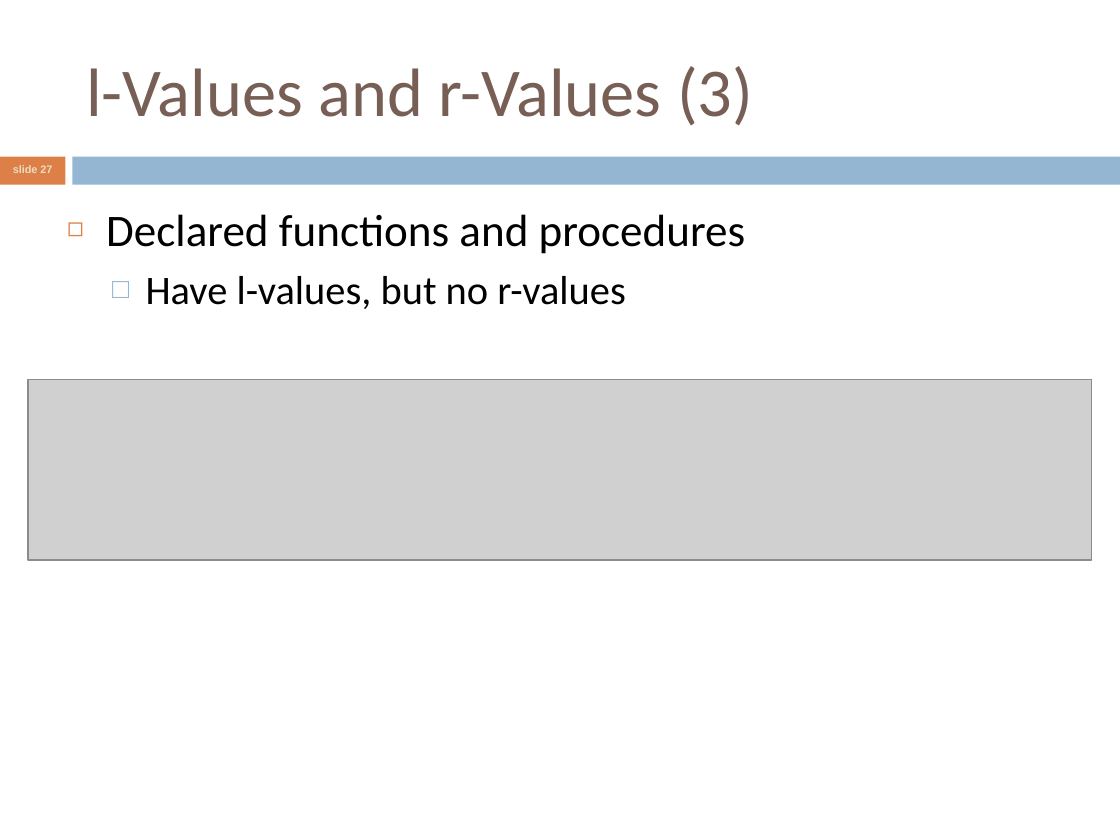
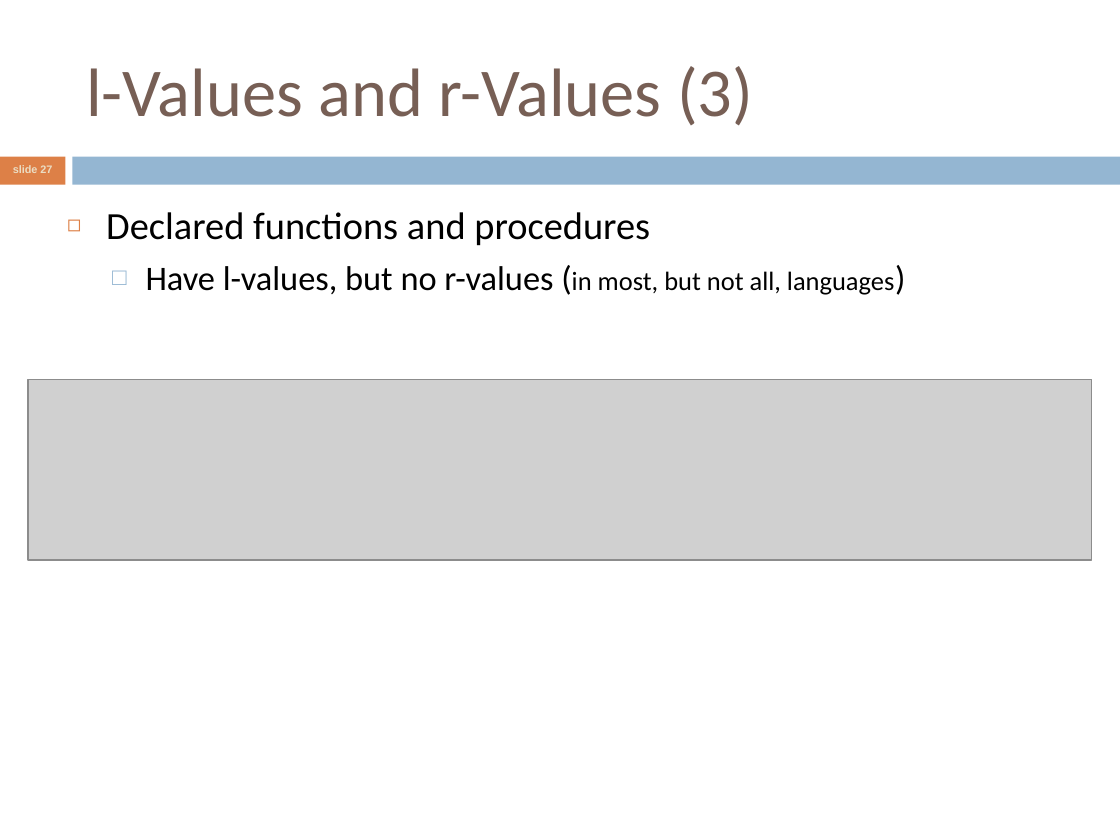
Before and after one commit to crista/EPS-slides, a slide deck: slide 27 of EPS-Imperative.ppt. Drawn at 1120x840 pixels with LibreOffice and Linux fonts; fonts in the diff are those of the drawing; grey boxes stand for pictures. Boxes give left, top, right and bottom in pixels: in the first picture for what was removed or moved away, otherwise in the second. Text is boxed around its words. In the diff, an @@ line names an element or a change of style, - is before the commit and + after.

```diff
--- a/EPS-Imperative.ppt
+++ b/EPS-Imperative.ppt
@@ text at <box>106,212,650,246</box>: size 29 to 24.6 pt in "Declared functions and procedures" @@
@@ text at <box>146,266,894,295</box>: text changed; size 26 to 22.1 pt @@
-  □ Have l-values, but no r-values
+  □ Have l-values, but no r-values (in most, but not all, languages)
```
Also in this commit, not shown: 2 other slides changed, 8 slides removed, 5 other files.
